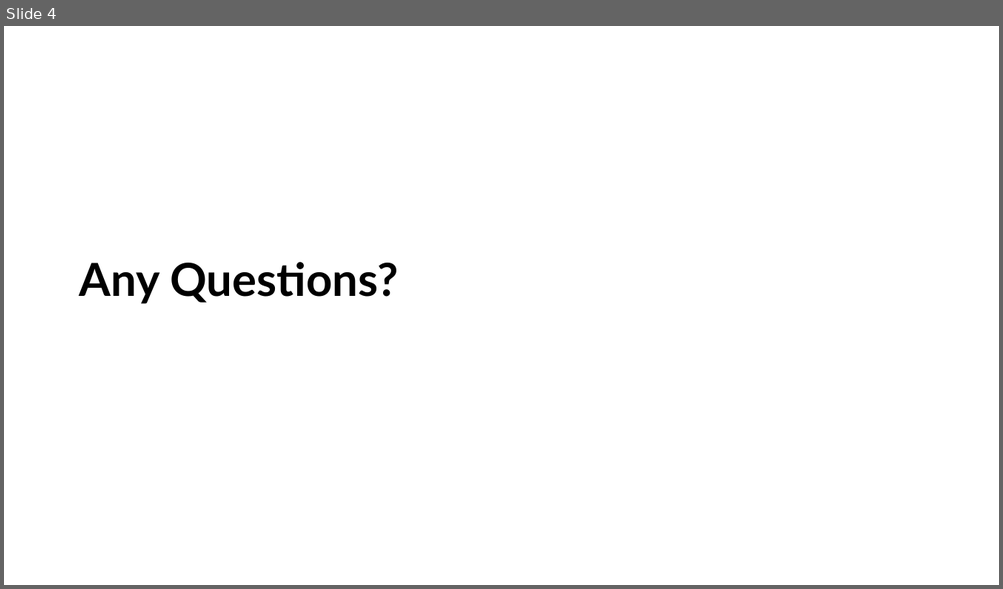
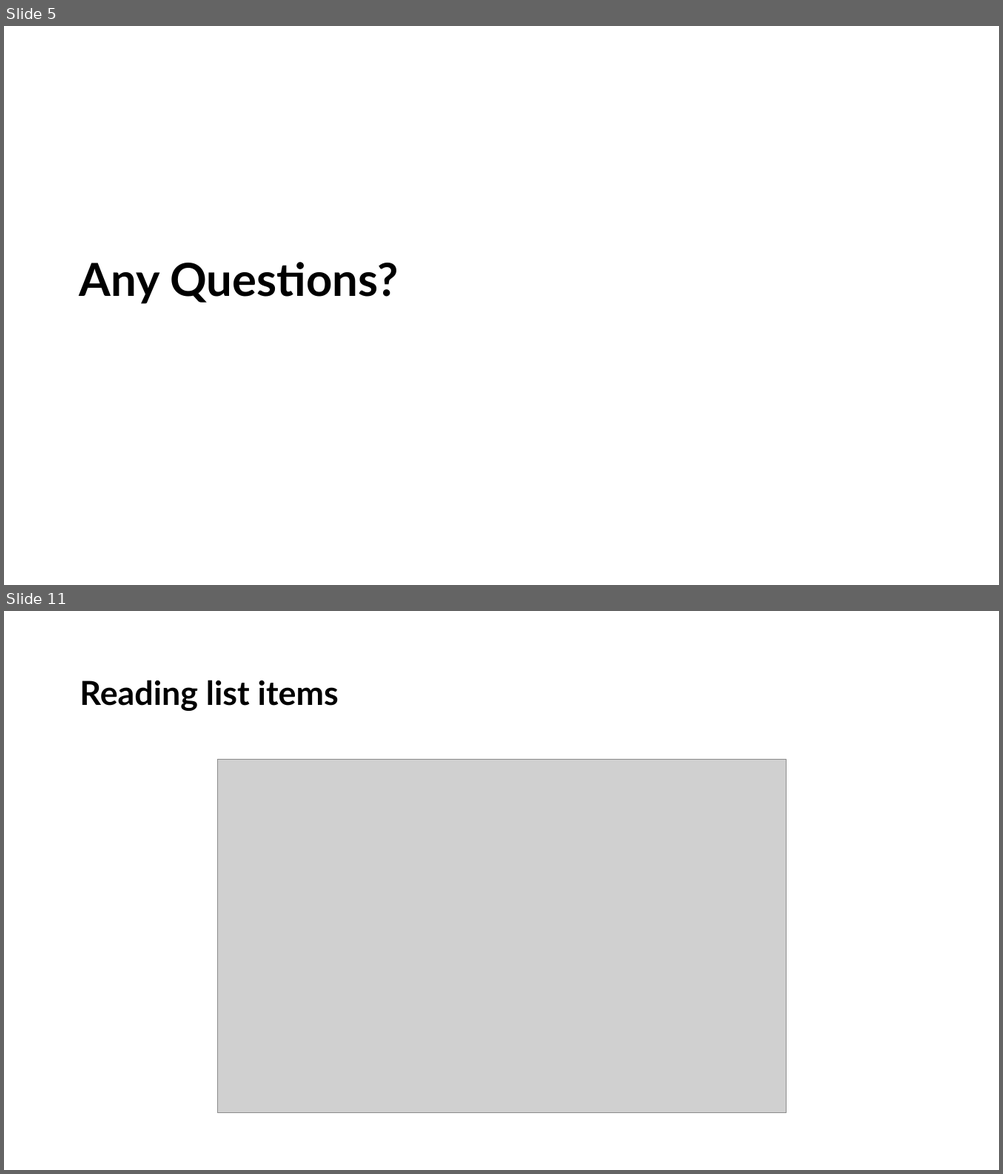
Before and after one commit to LittleMonkeyLab/PS52007Dslides, a slide deck: _site/lectures/Lecture03/Lecture03.pptx. Shown one above the other, each under a label of ours: slide 4 before the commit, slides 5 and 11 after it; the slides between them are not shown. The pictures are 1003x589 and 1003x1174 pixels, drawn with LibreOffice and Linux fonts; fonts in the diff are those of the drawing; grey boxes stand for pictures; background and template pictures are left out. Boxes give left, top, right and bottom in pixels: in the first picture for what was removed or moved away, otherwise in the second. Text is boxed around its words. In the diff, an @@ line names an element or a change of style, - is before the commit and + after.

```diff
--- a/_site/lectures/Lecture03/Lecture03.pptx
+++ b/_site/lectures/Lecture03/Lecture03.pptx
@@ slide 11 added at (4,611,999,1170), background #FFFFFF @@
@@ title added at (79,680,338,711), 32 pt, text #000000, bold @@
+Reading list items
@@ picture added at (217,760,786,1114) @@
@@ what was slide 4 is now slide 5 @@
```
Also in this commit, not shown: 2 slides changed, 22 other slides added, 1 slide removed, 47 other files.
